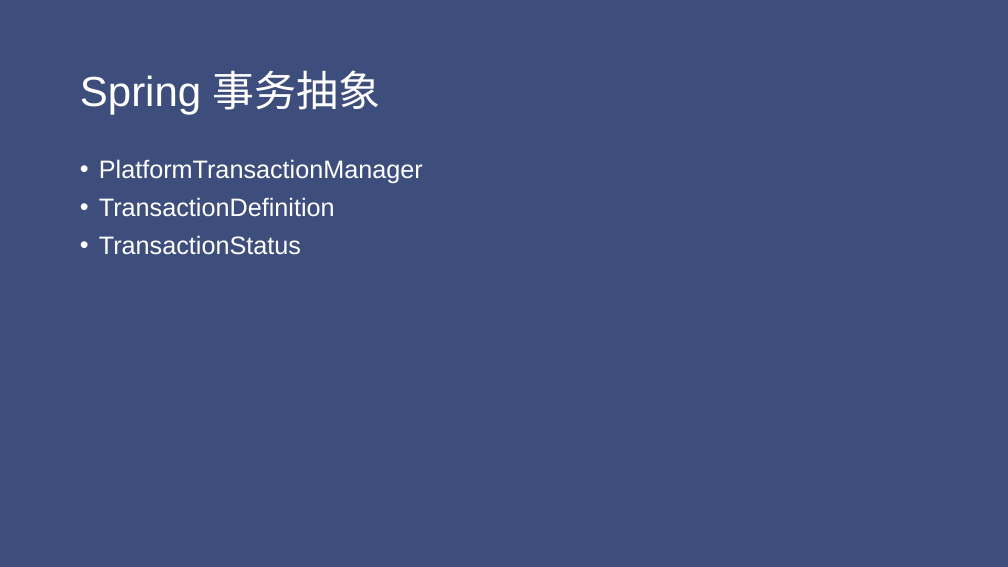
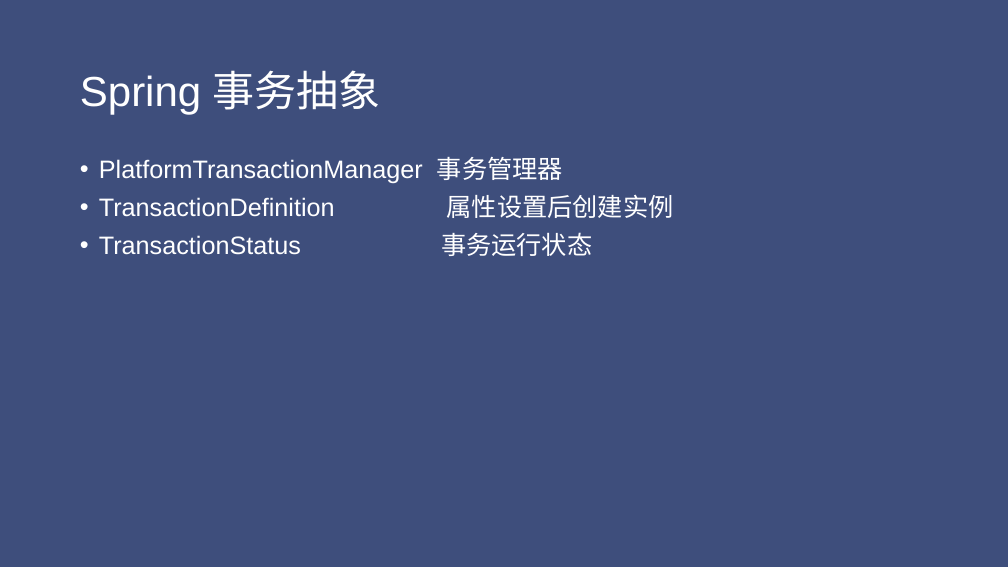
Before and after one commit to jungle0127/ncee, a slide deck: slide 4 of ncee-rest/docs/Spring事务.pptx. Drawn at 1008x567 pixels with LibreOffice and Linux fonts; fonts in the diff are those of the drawing. Boxes give left, top, right and bottom in pixels: in the first picture for what was removed or moved away, otherwise in the second. Text is boxed around its words. In the diff, an @@ line names an element or a change of style, - is before the commit and + after.

Commit message:
update doc

```diff
--- a/ncee-rest/docs/Spring事务.pptx
+++ b/ncee-rest/docs/Spring事务.pptx
@@ text at (x1=99, y1=157, x2=674, y2=256): text changed @@
-• PlatformTransactionManager
-• TransactionDefinition
-• TransactionStatus
+• PlatformTransactionManager 事务管理器
+• TransactionDefinition 属性设置后创建实例
+• TransactionStatus 事务运行状态
```
Also in this commit, not shown: 7 slides added.
